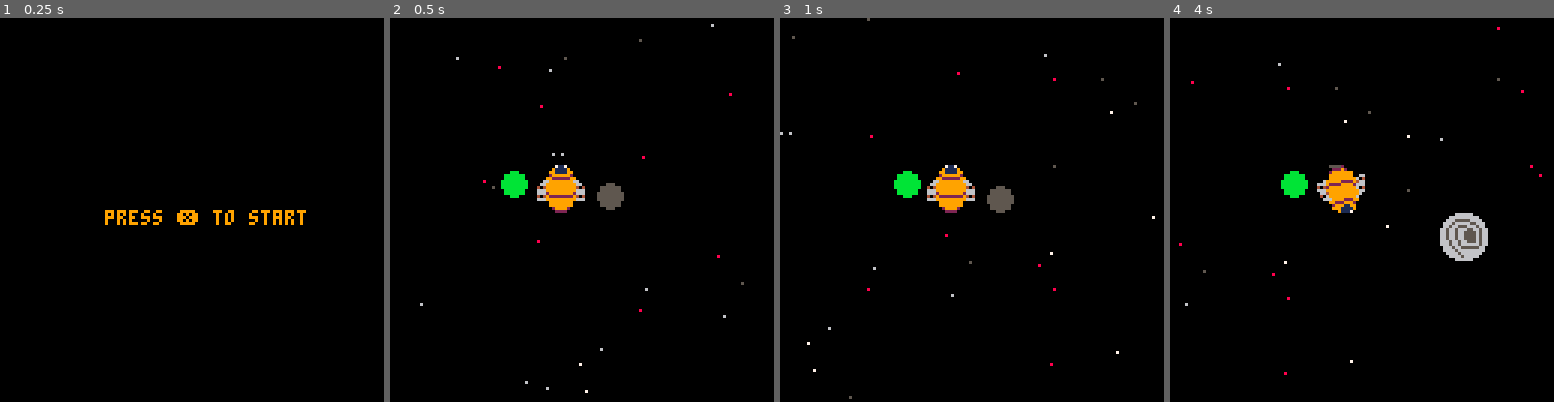
Above: before the commit, frames 1-4 (left to right).
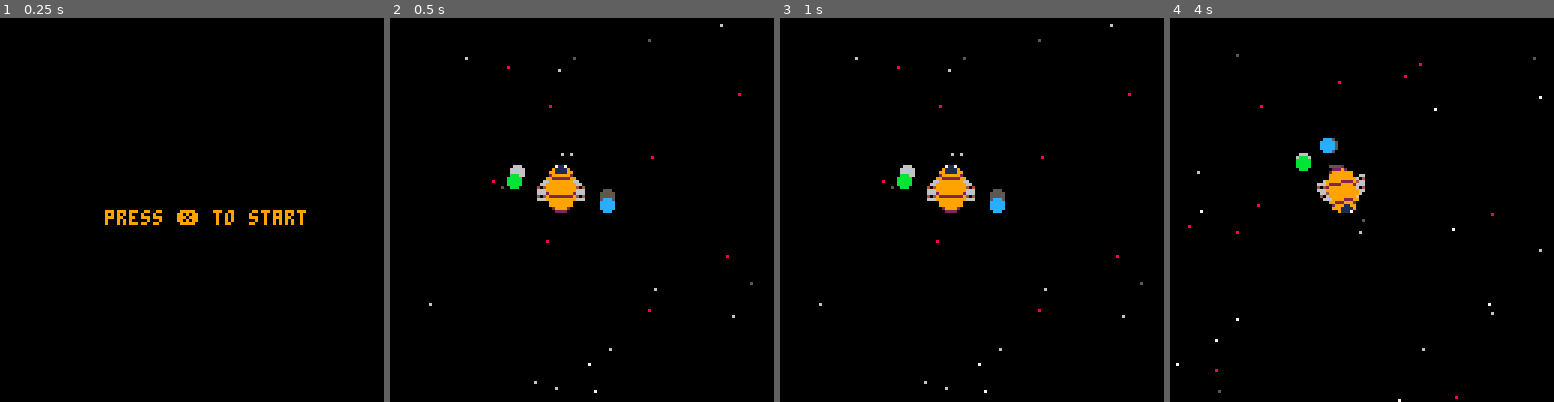
Above: after the commit, the same moments.

Repository: FrederikHR/GDB
Game: PICO-8 cartridge OW/ow.p8
The game is run twice, just before and just after one commit, with the same random seed, the same clock (stepped at 60 frames per second) and the same inputs.
Inputs:
- Up to frame 1 (0.25 s): no input
- Up to frame 2 (0.5 s): tap X (X key) at 0.33 s
- Up to frame 3 (1 s): no input
- Up to frame 4 (4 s): tap X (X key) at 1.07, 1.85, 2.97 s; hold Right 1.6-2.1 s; hold Up 2.15-2.42 s; hold Right 2.47-3.03 s; hold Left 3.08-3.58 s

Frame 1 is identical in both runs. In frame 2, 0.9% of the frame differs, in the area x 7-95%, y 1-98%; in frame 3, 0.9%; in frame 4, 2.3%, in the area x 1-97%, y 2-100%.

Commit message:
more planets, changed gravity

Diff:
--- a/OW/ow.p8
+++ b/OW/ow.p8
@@ -190,7 +190,7 @@
 	--add gravity
 	local gx=0.
 	local gy=0.
-	gx,gy=sgravity()
+	gx,gy=gravity()
 	p.dx+=gx
  p.dy+=gy
 	--p.dx*=friction
@@ -252,28 +252,6 @@
 --other functions
 
 function gravity()
- --calculate gravity on ship
- gravc=0.005
-	local magx=0.
-	local magy=0.
-	for _,pl in pairs(planets) do
-		local pdist=pdist(pl.x,pl.y)/64
-		--if (pdist>200) then goto cont end
-		local p2=pdist^2
-		if (p2<0) return 32767.9999
-		p2=p2
-		local mag=gravc/p2
-		magx+=mag*(pl.x-p.x)
-		magy+=mag*(pl.y-p.y)
-		--::cont::
-	end
-	if (magx>10) magx=10
-	if (magy>10) magy=10
-	return magx,magy
-end
-
-
-function sgravity()
  --calculate simple gravity on ship
  gravc=0.005
 	local pd=-1
@@ -306,6 +284,11 @@
 	if (magx<-10) magx=-10
 	if (magy<-10) magy=-10
 
+	if pd>1 then
+			magx=0
+			magy=0
+	end
+
 	return magx,magy
 end
 
@@ -401,7 +384,9 @@
 -- planets
 planets = {
 	p1={spr=64,x=200,y=70,sz=2,c=5},
-	p2={spr=66,x=-100,y=30,sz=2,c=11}
+	p2={spr=66,x=-100,y=30,sz=2,c=11},
+	p3={spr=68,x=200,y=100,sz=2,c=12},
+	p4={spr=70,x=-200,y=-50,sz=2,c=6}
 }
 
 
@@ -412,6 +397,7 @@
 end
 
 function draw_pind()
+	--planet indicators
 	local indd=16
 	for _,pl in pairs(planets) do
 		local pdx=p.x-pl.x
@@ -420,7 +406,7 @@
 			local dir=atan2(pdx,pdy)
 			local dirx=-indd*cos(dir)
 			local diry=-indd*sin(dir)
-			circfill(p.x+p.sw*8/2+dirx,p.y+p.sh*8/2+diry,4,pl.c)
+			circfill(p.x+p.sw*8/2+dirx,p.y+p.sh*8/2+diry,2,pl.c)
 		end
 	end
 end
